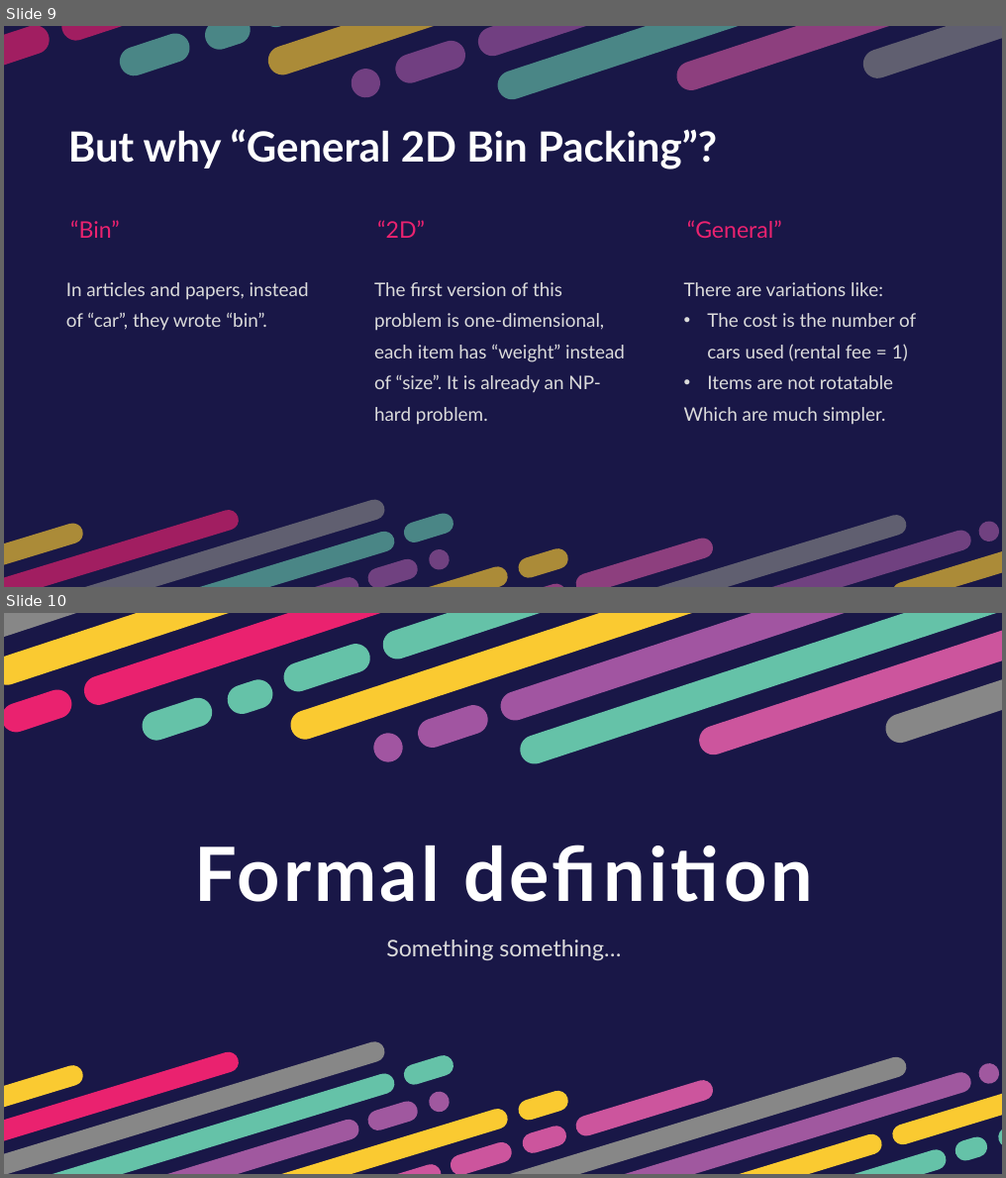
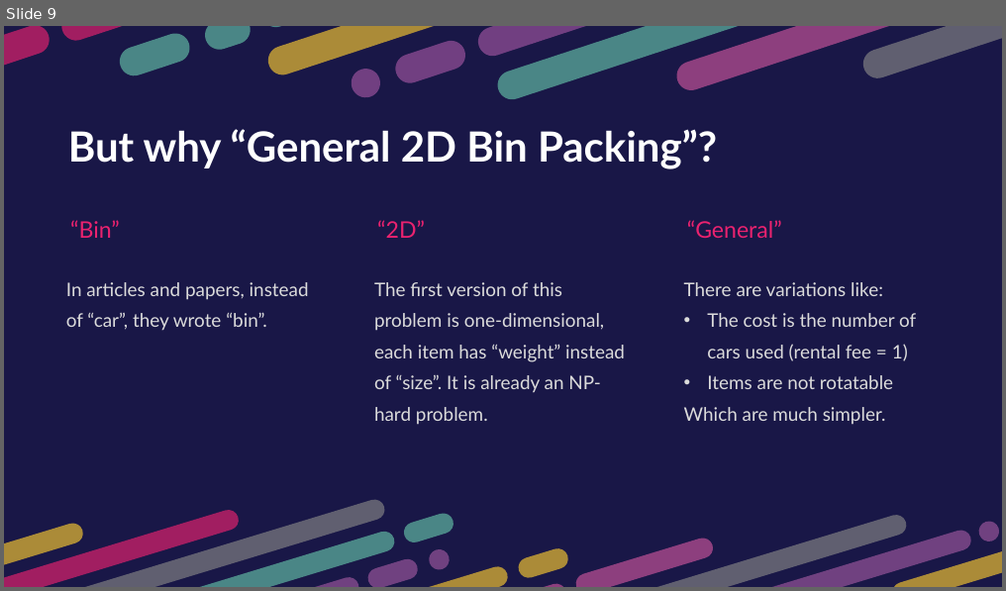
Before and after one commit to htnminh/optimization-project, a slide deck: presentation/General 2D Bin Packing Problem.pptx. Shown one above the other, each under a label of ours: slides 9 and 10 before the commit, slide 9 after it. The pictures are 1006x1178 and 1006x591 pixels, drawn with LibreOffice and Linux fonts; fonts in the diff are those of the drawing. Boxes give left, top, right and bottom in pixels: in the first picture for what was removed or moved away, otherwise in the second. Text is boxed around its words. In the diff, an @@ line names an element or a change of style, - is before the commit and + after.

```diff
--- a/presentation/General 2D Bin Packing Problem.pptx
+++ b/presentation/General 2D Bin Packing Problem.pptx
@@ slide 10 removed at <box>4,613,1002,1174</box>, background #191747 @@
@@ group removed at <box>4,613,1002,857</box>: 18 freeform shapes @@
@@ text removed at <box>195,845,813,902</box> @@
-Formal definition
@@ text removed at <box>386,940,621,960</box> @@
-Something something…
@@ group removed at <box>4,972,1002,1174</box>: 22 freeform shapes @@
```
Also in this commit, not shown: 1 slide changed, 9 slides added, 2 other files.
